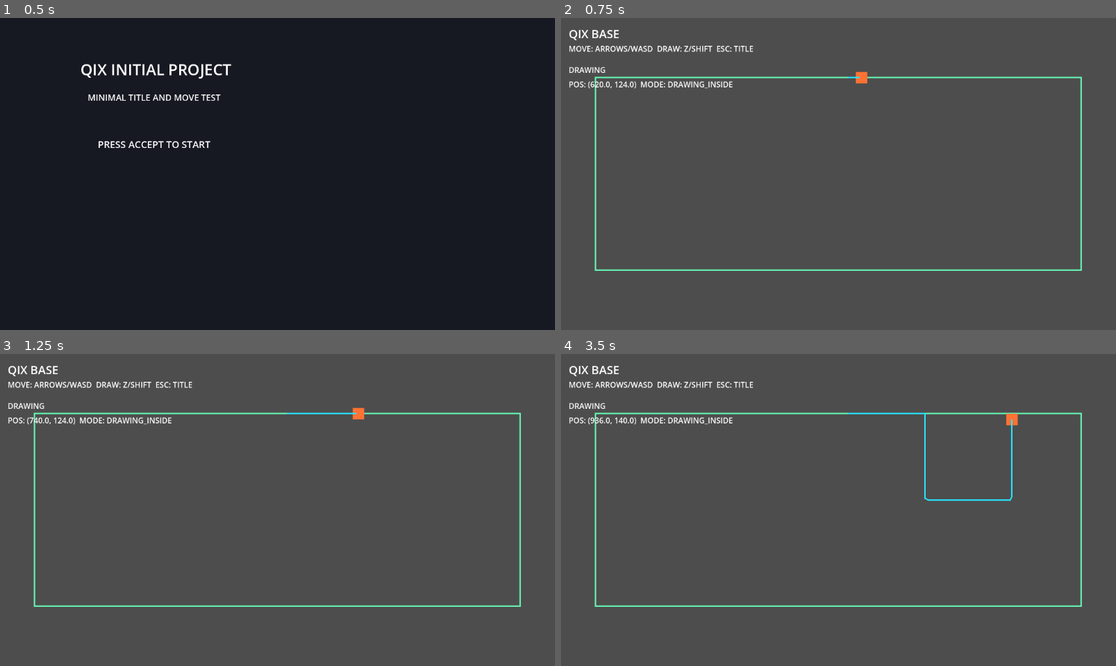
Above: before the commit, frames 1-4 (two rows, left to right).
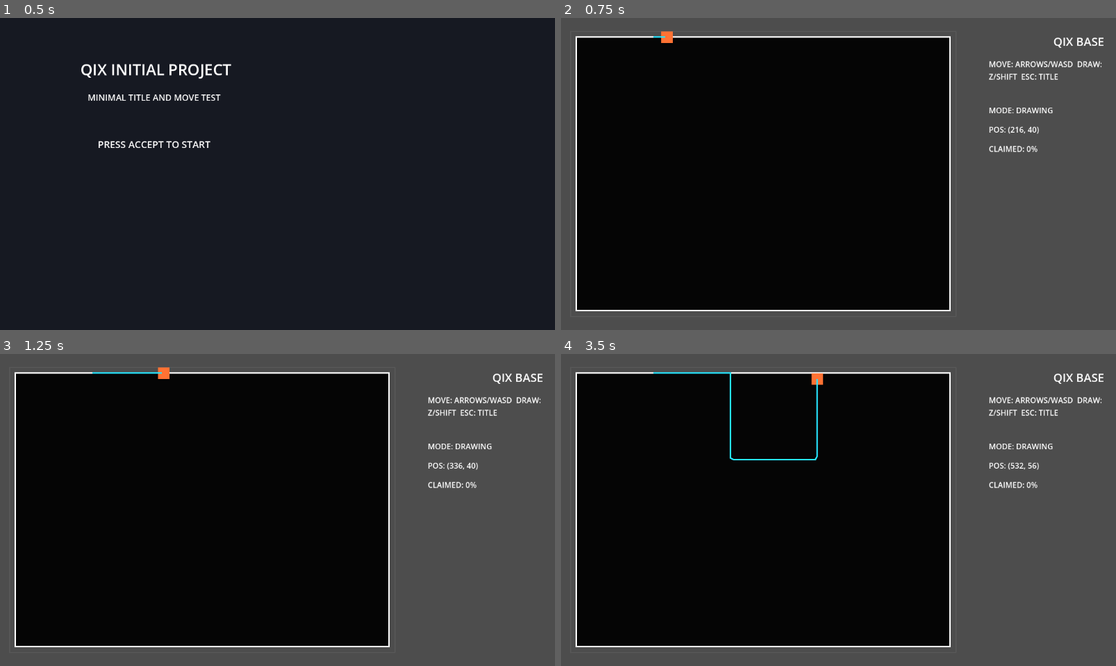
Above: after the commit, the same moments.

Repository: goenc/qix-project
Game: Godot game, scene res://scenes/title_main.tscn
Same seed, same stepped clock (60 frames per second), same inputs: the game is played once before the commit and once after it.
Inputs (mouse positions are in pixels of both pictures, inside the frame that each line leads up to):
- Up to frame 1 (0.5 s): no input
- Up to frame 2 (0.75 s): tap Enter (ui_accept) at 0.5 s; move the mouse to (960, 158) at 0.52 s; hold Right (move_right) from 0.53 s (still down); tap Z at 0.6 s; click (960, 158) at 0.67 s
- Up to frame 3 (1.25 s): keep holding Right (move_right); tap Enter (ui_accept) at 0.77 s; tap Shift at 0.8 s
- Up to frame 4 (3.5 s): move the mouse to (727, 525) at 1.27 s; release Right (move_right) at 1.28 s; hold Down (move_down) 1.28-2.03 s; tap Shift at 1.35, 2.3, 2.85 s; tap Enter (ui_accept) at 1.52, 3.02 s; tap Z (qix_draw) at 1.55, 2.1, 3.05 s; move the mouse to (894, 441) at 2.02 s; hold Right (move_right) 2.03-2.78 s; move the mouse to (810, 572) at 2.77 s; hold Up (move_up) from 2.78 s (still down); click (810, 572) at 2.92 s

Frame 1 is identical in both runs. In frame 2, 61% of the frame differs, in the area x 1-98%, y 3-94%; in frame 3, 61%; in frame 4, 61%.

Commit message:
QIX風ベース画面のプレイ領域と外周描線の基礎を実装
・QIX風ベース画面のプレイ領域と外周描線の基礎を実装した
・base_main に左寄せのプレイ領域矩形描画と右 HUD 更新と qix_draw 入力登録を追加した
・BasePlayer を BORDER と DRAWING の2状態へ置き換え 外周移動と TrailLine による描線開始終了を実装した
・base_main と title_main の headless 起動確認と tools/run.ps1 の起動確認を実施した

Diff:
--- a/scenes/base_main.tscn
+++ b/scenes/base_main.tscn
@@ -17,30 +17,49 @@
 anchor_bottom = 1.0
 
 [node name="TitleLabel" type="Label" parent="Ui/Root"]
-offset_left = 16.0
-offset_top = 16.0
-offset_right = 256.0
-offset_bottom = 44.0
+anchor_left = 1.0
+anchor_right = 1.0
+offset_left = -264.0
+offset_top = 32.0
+offset_right = -24.0
+offset_bottom = 64.0
 theme_override_font_sizes/font_size = 24
+horizontal_alignment = 2
 text = "QIX BASE"
 
 [node name="HelpLabel" type="Label" parent="Ui/Root"]
-offset_left = 16.0
-offset_top = 52.0
-offset_right = 520.0
-offset_bottom = 96.0
+anchor_left = 1.0
+anchor_right = 1.0
+offset_left = -264.0
+offset_top = 84.0
+offset_right = -24.0
+offset_bottom = 144.0
+autowrap_mode = 3
 text = "MOVE: ARROWS/WASD  DRAW: Z/SHIFT  ESC: TITLE"
 
-[node name="StatusLabel" type="Label" parent="Ui/Root"]
-offset_left = 16.0
-offset_top = 96.0
-offset_right = 208.0
-offset_bottom = 124.0
-text = "BORDER"
+[node name="StateLabel" type="Label" parent="Ui/Root"]
+anchor_left = 1.0
+anchor_right = 1.0
+offset_left = -264.0
+offset_top = 180.0
+offset_right = -24.0
+offset_bottom = 208.0
+text = "MODE: BORDER"
 
 [node name="PositionLabel" type="Label" parent="Ui/Root"]
-offset_left = 16.0
-offset_top = 126.0
-offset_right = 560.0
-offset_bottom = 154.0
-text = "POS: (-, -)  MODE: WAITING"
+anchor_left = 1.0
+anchor_right = 1.0
+offset_left = -264.0
+offset_top = 220.0
+offset_right = -24.0
+offset_bottom = 248.0
+text = "POS: (0, 0)"
+
+[node name="ClaimedLabel" type="Label" parent="Ui/Root"]
+anchor_left = 1.0
+anchor_right = 1.0
+offset_left = -264.0
+offset_top = 260.0
+offset_right = -24.0
+offset_bottom = 288.0
+text = "CLAIMED: 0%"
--- a/scripts/game/base_main.gd
+++ b/scripts/game/base_main.gd
@@ -2,16 +2,22 @@
 
 const TITLE_SCENE_PATH := "res://scenes/title_main.tscn"
 
-@export var playfield_margin := Vector2(72.0, 124.0)
+@export var playfield_margin := Vector2(32.0, 40.0)
 @export var playfield_min_size := Vector2(180.0, 120.0)
-@export var playfield_border_color := Color(0.4, 0.95, 0.7, 1.0)
+@export var hud_width := 280.0
+@export var hud_gap := 32.0
+@export var playfield_fill_color := Color(0.02, 0.02, 0.02, 1.0)
+@export var playfield_outer_frame_color := Color(0.35, 0.35, 0.35, 1.0)
+@export var playfield_border_color := Color(1.0, 1.0, 1.0, 1.0)
 @export var playfield_border_width := 3.0
+@export var playfield_outer_frame_padding := 12.0
 
-@onready var base_player: BasePlayer = $BasePlayer
-@onready var status_label: Label = $Ui/Root/StatusLabel
+@onready var base_player = $BasePlayer
+@onready var state_label: Label = $Ui/Root/StateLabel
 @onready var position_label: Label = $Ui/Root/PositionLabel
+@onready var claimed_label: Label = $Ui/Root/ClaimedLabel
 
-var playfield_rect := Rect2()
+var playfield_rect: Rect2 = Rect2()
 
 
 func _ready() -> void:
@@ -24,7 +30,7 @@
 	if is_instance_valid(viewport) and !viewport.size_changed.is_connected(_on_viewport_size_changed):
 		viewport.size_changed.connect(_on_viewport_size_changed)
 	queue_redraw()
-	_sync_debug_labels()
+	_sync_hud()
 
 
 func _unhandled_input(_event: InputEvent) -> void:
@@ -39,32 +45,32 @@
 
 func set_paused_from_debug(enabled: bool) -> void:
 	get_tree().paused = enabled
-	_sync_debug_labels()
+	_sync_hud()
 
 
 func _process(_delta: float) -> void:
-	_sync_debug_labels()
+	_sync_hud()
 
 
-func _sync_debug_labels() -> void:
+func _sync_hud() -> void:
+	claimed_label.text = "CLAIMED: 0%"
+
 	if get_tree().paused:
-		status_label.text = "PAUSED"
-		position_label.text = "POS: (-, -)  MODE: PAUSED"
+		state_label.text = "MODE: PAUSED"
+		position_label.text = "POS: (-, -)"
 		return
 
 	if !is_instance_valid(base_player):
-		status_label.text = "BORDER"
-		position_label.text = "POS: (-, -)  MODE: WAITING"
+		state_label.text = "MODE: BORDER"
+		position_label.text = "POS: (-, -)"
 		return
 
-	var debug_status := base_player.get_debug_status()
-	var state_text := str(debug_status.get("state", "BORDER"))
-	var current_pos: Vector2 = debug_status.get("position", base_player.position)
-	var on_border := bool(debug_status.get("is_on_border", true))
-	var mode_text := "DRAWING_INSIDE" if state_text == "DRAWING" else ("BORDER_ONLY" if on_border else "TRANSITION")
+	var status: Dictionary = base_player.get_debug_status()
+	var mode_text := str(status.get("mode_text", "BORDER"))
+	var current_position: Vector2 = status.get("position", base_player.position)
 
-	status_label.text = state_text
-	position_label.text = "POS: (%.1f, %.1f)  MODE: %s" % [current_pos.x, current_pos.y, mode_text]
+	state_label.text = "MODE: %s" % mode_text
+	position_label.text = "POS: (%d, %d)" % [int(round(current_position.x)), int(round(current_position.y))]
 
 
 func _register_input_map() -> void:
@@ -72,7 +78,7 @@
 	_ensure_action("move_right", [_key_event(KEY_RIGHT), _key_event(KEY_D), _joypad_button(JOY_BUTTON_DPAD_RIGHT)])
 	_ensure_action("move_up", [_key_event(KEY_UP), _key_event(KEY_W), _joypad_button(JOY_BUTTON_DPAD_UP)])
 	_ensure_action("move_down", [_key_event(KEY_DOWN), _key_event(KEY_S), _joypad_button(JOY_BUTTON_DPAD_DOWN)])
-	_ensure_action("qix_draw", [_key_event(KEY_Z), _key_event(KEY_SHIFT), _joypad_button(JOY_BUTTON_X)])
+	_replace_action_events("qix_draw", [_key_event(KEY_Z), _key_event(KEY_SHIFT)])
 	_ensure_action("ui_cancel", [_key_event(KEY_ESCAPE), _joypad_button(JOY_BUTTON_B), _joypad_button(JOY_BUTTON_BACK)])
 	_ensure_action("pause", [_key_event(KEY_P), _joypad_button(JOY_BUTTON_START)])
 
@@ -86,8 +92,17 @@
 		InputMap.action_add_event(action_name, event)
 
 
+func _replace_action_events(action_name: String, events: Array[InputEvent]) -> void:
+	if !InputMap.has_action(action_name):
+		InputMap.add_action(action_name)
+	InputMap.action_erase_events(action_name)
+	for event in events:
+		InputMap.action_add_event(action_name, event)
+
+
 func _key_event(keycode: Key) -> InputEventKey:
 	var event := InputEventKey.new()
+	event.keycode = keycode
 	event.physical_keycode = keycode
 	return event
 
@@ -101,6 +116,9 @@
 func _draw() -> void:
 	if playfield_rect.size.x <= 0.0 or playfield_rect.size.y <= 0.0:
 		return
+	var outer_rect := playfield_rect.grow(playfield_outer_frame_padding)
+	draw_rect(playfield_rect, playfield_fill_color, true)
+	draw_rect(outer_rect, playfield_outer_frame_color, false, 2.0)
 	draw_rect(playfield_rect, playfield_border_color, false, playfield_border_width)
 
 
@@ -108,18 +126,24 @@
 	_recalculate_playfield_rect()
 	_apply_playfield_to_player()
 	queue_redraw()
-	_sync_debug_labels()
+	_sync_hud()
 
 
 func _recalculate_playfield_rect() -> void:
 	var viewport_rect := get_viewport_rect()
-	var margin_x := minf(playfield_margin.x, viewport_rect.size.x * 0.35)
-	var margin_y := minf(playfield_margin.y, viewport_rect.size.y * 0.35)
-	var width := maxf(playfield_min_size.x, viewport_rect.size.x - margin_x * 2.0)
-	var height := maxf(playfield_min_size.y, viewport_rect.size.y - margin_y * 2.0)
-	var position_x := viewport_rect.position.x + (viewport_rect.size.x - width) * 0.5
-	var position_y := viewport_rect.position.y + (viewport_rect.size.y - height) * 0.5
-	playfield_rect = Rect2(Vector2(position_x, position_y), Vector2(width, height))
+	var margin_x := minf(playfield_margin.x, viewport_rect.size.x * 0.08)
+	var margin_y := minf(playfield_margin.y, viewport_rect.size.y * 0.1)
+	var usable_width := maxf(playfield_min_size.x, viewport_rect.size.x - margin_x * 2.0)
+	var dynamic_gap := minf(hud_gap, maxf(12.0, usable_width * 0.04))
+	var preferred_hud_width := minf(hud_width, maxf(180.0, usable_width * 0.28))
+	var max_hud_width := maxf(0.0, usable_width - 120.0 - dynamic_gap)
+	var dynamic_hud_width := minf(preferred_hud_width, max_hud_width)
+	var playfield_width := maxf(120.0, usable_width - dynamic_hud_width - dynamic_gap)
+	var playfield_height := maxf(playfield_min_size.y, viewport_rect.size.y - margin_y * 2.0)
+	playfield_rect = Rect2(
+		Vector2(viewport_rect.position.x + margin_x, viewport_rect.position.y + margin_y),
+		Vector2(playfield_width, playfield_height)
+	)
 
 
 func _apply_playfield_to_player() -> void:
--- a/scripts/player/base_player.gd
+++ b/scripts/player/base_player.gd
@@ -2,25 +2,25 @@
 class_name BasePlayer
 
 @export var move_speed := 240.0
-@export var half_extent := Vector2(12.0, 12.0)
-@export var trail_point_min_distance := 8.0
+@export var border_epsilon := 2.0
+@export var trail_min_point_distance := 8.0
 @export var border_color := Color(1.0, 1.0, 1.0, 1.0)
 @export var drawing_color := Color(1.0, 0.45, 0.2, 1.0)
-@export var border_tolerance := 1.0
+@export var start_edge_ratio := 0.18
 
 @onready var body: Polygon2D = $Body
 @onready var pick_area: Area2D = $PickArea
 @onready var trail_line: Line2D = $TrailLine
 
-enum MoveState {
+enum PlayerState {
 	BORDER,
 	DRAWING
 }
 
-var playfield_rect := Rect2()
-var move_state: MoveState = MoveState.BORDER
+var playfield_rect: Rect2 = Rect2()
+var state: int = PlayerState.BORDER
 var trail_points: PackedVector2Array = PackedVector2Array()
-var has_left_border := false
+var has_left_border: bool = false
 var border_progress := 0.0
 
 
@@ -40,12 +40,16 @@
 	if playfield_rect.size.x <= 0.0 or playfield_rect.size.y <= 0.0:
 		return
 	if position == Vector2.ZERO or !_is_inside_or_on_playfield(position):
-		position = Vector2(playfield_rect.get_center().x, playfield_rect.position.y)
+		position = Vector2(
+			playfield_rect.position.x + playfield_rect.size.x * start_edge_ratio,
+			playfield_rect.position.y
+		)
+		position = _snap_point_to_border(position)
+	elif state == PlayerState.DRAWING:
+		position = _clamp_to_playfield(position)
 	else:
 		position = _snap_point_to_border(position)
 	border_progress = _point_to_border_progress(position)
-	if move_state == MoveState.DRAWING:
-		move_state = MoveState.BORDER
 	_apply_state_visuals()
 	_apply_movement_constraints()
 
@@ -65,24 +69,26 @@
 	if direction.length_squared() > 1.0:
 		direction = direction.normalized()
 
-	match move_state:
-		MoveState.BORDER:
+	match state:
+		PlayerState.BORDER:
 			_process_border(direction, delta)
-		MoveState.DRAWING:
+		PlayerState.DRAWING:
 			_process_drawing(direction, delta)
 
 	_apply_movement_constraints()
 
 
 func get_state_text() -> String:
-	return "DRAWING" if move_state == MoveState.DRAWING else "BORDER"
+	return "DRAWING" if state == PlayerState.DRAWING else "BORDER"
 
 
 func get_debug_status() -> Dictionary:
 	return {
+		"mode_text": get_state_text(),
 		"state": get_state_text(),
 		"position": position,
-		"is_on_border": _is_on_border(position)
+		"is_on_border": _is_on_border(position),
+		"trail_point_count": trail_points.size()
 	}
 
 
@@ -105,11 +111,12 @@
 
 
 func _start_drawing() -> void:
-	move_state = MoveState.DRAWING
+	state = PlayerState.DRAWING
 	has_left_border = false
 	position = _snap_point_to_border(position)
 	border_progress = _point_to_border_progress(position)
-	trail_points = PackedVector2Array([position])
+	trail_points = PackedVector2Array()
+	trail_points.append(position)
 	_update_trail_line()
 	_apply_state_visuals()
 
@@ -118,7 +125,7 @@
 	position = _snap_point_to_border(position)
 	_append_trail_point_if_needed(true)
 	border_progress = _point_to_border_progress(position)
-	move_state = MoveState.BORDER
+	state = PlayerState.BORDER
 	_apply_state_visuals()
 
 
@@ -129,7 +136,7 @@
 		return
 
 	var last_point: Vector2 = trail_points[trail_points.size() - 1]
-	if force_add or last_point.distance_to(position) >= trail_point_min_distance:
+	if force_add or last_point.distance_to(position) >= trail_min_point_distance:
 		trail_points.append(position)
 		_update_trail_line()
 
@@ -141,20 +148,14 @@
 
 func _apply_state_visuals() -> void:
 	if is_instance_valid(body):
-		body.color = drawing_color if move_state == MoveState.DRAWING else border_color
+		body.color = drawing_color if state == PlayerState.DRAWING else border_color
 
 
 func _apply_movement_constraints() -> void:
-	var viewport_rect := get_viewport_rect()
-	position = Vector2(
-		clampf(position.x, viewport_rect.position.x + half_extent.x, viewport_rect.end.x - half_extent.x),
-		clampf(position.y, viewport_rect.position.y + half_extent.y, viewport_rect.end.y - half_extent.y)
-	)
-
 	if playfield_rect.size.x <= 0.0 or playfield_rect.size.y <= 0.0:
 		return
 
-	if move_state == MoveState.DRAWING:
+	if state == PlayerState.DRAWING:
 		position = _clamp_to_playfield(position)
 	else:
 		position = _snap_point_to_border(position)
@@ -189,13 +190,13 @@
 
 func _is_on_border(point: Vector2) -> bool:
 	var clamped := _clamp_to_playfield(point)
-	if clamped.distance_to(point) > border_tolerance:
+	if clamped.distance_to(point) > border_epsilon:
 		return false
 	return (
-		absf(clamped.x - playfield_rect.position.x) <= border_tolerance
-		or absf(clamped.x - playfield_rect.end.x) <= border_tolerance
-		or absf(clamped.y - playfield_rect.position.y) <= border_tolerance
-		or absf(clamped.y - playfield_rect.end.y) <= border_tolerance
+		absf(clamped.x - playfield_rect.position.x) <= border_epsilon
+		or absf(clamped.x - playfield_rect.end.x) <= border_epsilon
+		or absf(clamped.y - playfield_rect.position.y) <= border_epsilon
+		or absf(clamped.y - playfield_rect.end.y) <= border_epsilon
 	)
 
 
@@ -226,11 +227,11 @@
 	var right := playfield_rect.end.x
 	var bottom := playfield_rect.end.y
 
-	if absf(snapped.y - top) <= border_tolerance:
+	if absf(snapped.y - top) <= border_epsilon:
 		return clampf(snapped.x - left, 0.0, width)
-	if absf(snapped.x - right) <= border_tolerance:
+	if absf(snapped.x - right) <= border_epsilon:
 		return width + clampf(snapped.y - top, 0.0, height)
-	if absf(snapped.y - bottom) <= border_tolerance:
+	if absf(snapped.y - bottom) <= border_epsilon:
 		return width + height + clampf(right - snapped.x, 0.0, width)
 	return width + height + width + clampf(bottom - snapped.y, 0.0, height)
 
@@ -292,4 +293,4 @@
 
 func _is_inside_or_on_playfield(point: Vector2) -> bool:
 	var clamped := _clamp_to_playfield(point)
-	return clamped.distance_to(point) <= border_tolerance
+	return clamped.distance_to(point) <= border_epsilon
Not shown, changed: runtime/commit_details.md
Not shown, changed: runtime/commit_message.md
